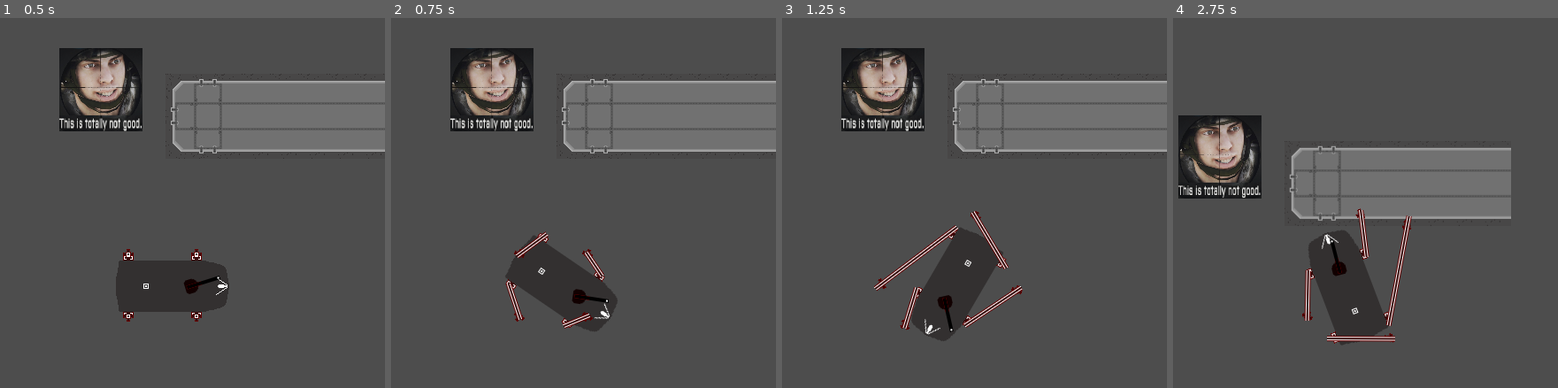
Above: before the commit, frames 1-4 (left to right).
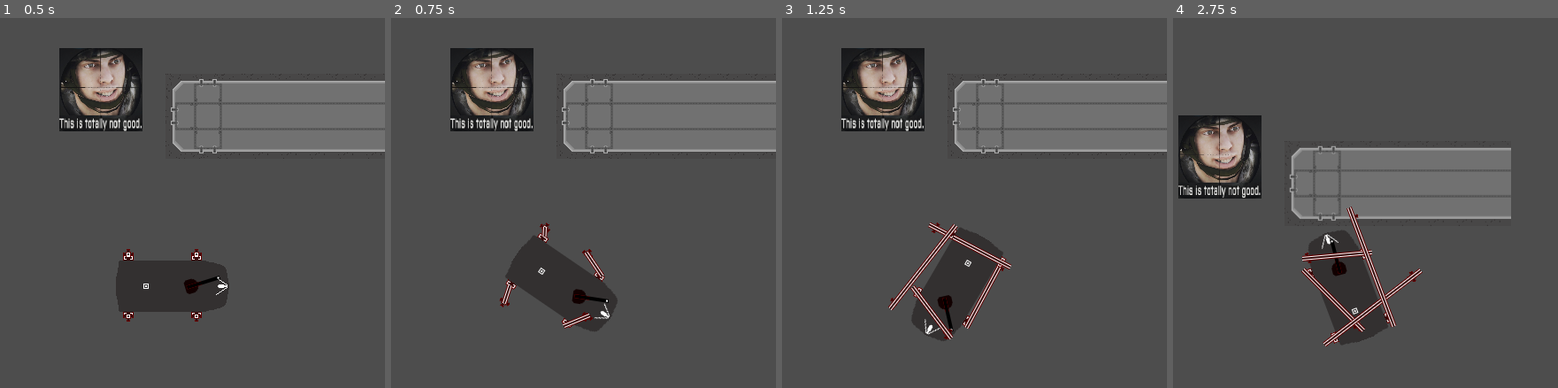
Above: after the commit, the same moments.

Repository: CatWizard47/WormGame
Game: Godot game, scene res://Scenes/main_test_thingy.tscn
Two runs of this game, one before a commit and one after it. Both use one fixed random seed, a clock stepped at 60 frames per second and the inputs below.
Inputs (mouse positions are in pixels of both pictures, inside the frame that each line leads up to):
- Up to frame 1 (0.5 s): no input
- Up to frame 2 (0.75 s): move the mouse to (656, 254) at 0.52 s; press the mouse at (656, 254) at 0.53 s; hold D (move_right) from 0.53 s (still down)
- Up to frame 3 (1.25 s): keep holding D (move_right)
- Up to frame 4 (2.75 s): move the mouse to (1261, 317) at 1.27 s; release D (move_right) at 1.28 s; release the mouse at (1261, 317) at 1.28 s; hold S (move_backward) 1.28-2.03 s; click (1261, 317) at 1.35 s; move the mouse to (1388, 147) at 2.02 s; press the mouse at (1388, 147) at 2.03 s; hold D (move_right) from 2.03 s (still down)

Frame 1 is identical in both runs. In frame 2, 0.4% of the frame differs, in the area x 28-53%, y 55-83%; in frame 3, 2.2%; in frame 4, 2.4%, in the area x 33-65%, y 50-89%.

Commit message:
more leg fixes

Diff:
--- a/leg_movement.gd
+++ b/leg_movement.gd
@@ -1,6 +1,6 @@
 extends Sprite2D
 @export var step_time: float
-@export var leg_reach: int = 50
+@export var leg_reach: float = 25
 var foot_placement: Vector2
 var foot: RigidBody2D
 var arm: Node2D
@@ -20,12 +20,11 @@
 	foot_placement = global_position + parent_velocity/2.0
 	var rotated_vector: Vector2
 	rotated_vector.x=0
-	rotated_vector.y=30
+	rotated_vector.y=leg_reach / 2
 	if inverted_orientation_flag:
 		foot_placement -= rotated_vector.rotated(parent_rotation)
 	else:
 		foot_placement += rotated_vector.rotated(parent_rotation)
-	foot.global_position = foot_placement
 	step_happening_flag = false
 	step_cooldown_flag = false
 	get_node("step_timer").start()
@@ -36,15 +35,11 @@
 	parent_rotation = get_parent().rotation
 	if(step_happening_flag and step_cooldown_flag):
 		_find_foot_placement()
-	foot.global_position = foot_placement # to zmienić na move_and_collide() tylko że w lokalnym
+	#foot.global_position = foot_placement # und fix zis
+	foot.move_and_collide(foot_placement - foot.global_position)
+	print(foot.to_local(foot_placement) * 10.0 , "foot_placement ", foot_placement)
 	if (foot.global_position - global_position).length() >= leg_reach:
 		step_happening_flag = true
-	#if inverted_orientation_flag:
-	#	if foot.position.y >= 5:
-	#		_find_foot_placement()
-	#else:
-	#	if foot.position.y <= -5:
-	#		_find_foot_placement()
 	_animate_leg_arm()
 
 
@@ -58,8 +53,10 @@
 	else:
 		inverted_orientation_flag = false
 	arm.position.x += leg_reach / 2.0
-	foot.position.x += leg_reach + 10
+	foot.position.x += leg_reach + 30
 	foot_placement = global_position
+	step_time = get_parent().max_velocity / 150.0
+	#print(step_time)
 	get_node("step_timer").wait_time = step_time
 
 
--- a/scripts/player.gd
+++ b/scripts/player.gd
@@ -3,7 +3,7 @@
 @export var max_engine_power = 100
 @export var acceleration_mult : int = 1
 @export var traction_Coefficient : float = 0.02 #MUST BE SMOL
-@export var max_velocity: int = 20
+@export var max_velocity: int = 100
 @export var leg_reach: int = 20
 var screen_size # Size of the game window. # temp
 var velocity : Vector2
@@ -53,7 +53,7 @@
 
 	rotation = rotation_direction
 	move_and_collide(velocity * delta)
-	print(velocity.length())
+	#print(velocity.length())
 
 
 # Called every frame. 'delta' is the elapsed time since the previous frame.
